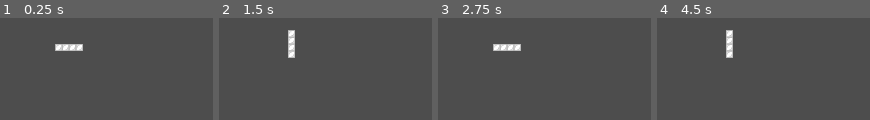
Above: before the commit, frames 1-4 (left to right).
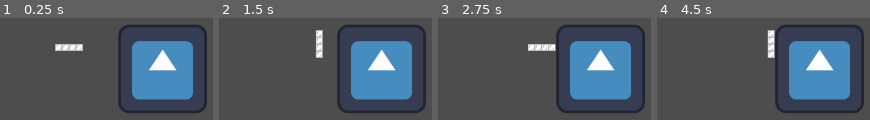
Above: after the commit, the same moments.

Repository: HenriqueCamillo/Dupartitris
Game: Godot game, scene res://Scenes/game.tscn
Same seed, same stepped clock (60 frames per second), same inputs: the game is played once before the commit and once after it. The engine's default icon, where the game draws it, is replaced by a stand-in: a white triangle on a blue panel in a dark square.
Inputs:
- Up to frame 1 (0.25 s): no input
- Up to frame 2 (1.5 s): tap Enter at 0.5 s; hold Right (move_right) 0.53-1.28 s; tap Up (hard_drop) at 0.6 s; hold Left (move_left) from 1.28 s (still down); tap X (rotate_clockwise) at 1.35 s
- Up to frame 3 (2.75 s): tap Space at 2 s; release Left (move_left) at 2.03 s; hold Right (move_right) from 2.03 s (still down); tap Z (rotate_counterclockwise) at 2.1 s
- Up to frame 4 (4.5 s): tap Down (soft_drop) at 2.85 s; tap Enter at 3.5 s; release Right (move_right) at 3.53 s; hold Left (move_left) from 3.53 s (still down); tap Up (hard_drop) at 3.6 s; tap X (rotate_clockwise) at 4.35 s

The runs differ from the first frame. In frame 1, 21% of the frame differs, in the area x 55-98%, y 6-94%; in frame 2, 23%; in frame 3, 23%; in frame 4, 23%, in the area x 32-98%, y 6-94%.

Commit message:
Grid and grid position logic. Basic horizontal movement with DAS

Diff:
--- a/Scenes/block.tscn
+++ b/Scenes/block.tscn
@@ -1,6 +1,8 @@
-[gd_scene load_steps=2 format=3 uid="uid://dk22ny3ep23ns"]
+[gd_scene load_steps=3 format=3 uid="uid://dk22ny3ep23ns"]
 
 [ext_resource type="Texture2D" uid="uid://dbi8ojrv127cx" path="res://Sprites/block.png" id="1_ejx3s"]
+[ext_resource type="Script" uid="uid://bw6c34our0cbx" path="res://Scripts/Gameplay/block.gd" id="2_8o1l4"]
 
 [node name="Block" type="Sprite2D"]
 texture = ExtResource("1_ejx3s")
+script = ExtResource("2_8o1l4")
--- a/Scenes/game.tscn
+++ b/Scenes/game.tscn
@@ -1,9 +1,14 @@
-[gd_scene load_steps=2 format=3 uid="uid://c4ov56tonoyud"]
+[gd_scene load_steps=3 format=3 uid="uid://c4ov56tonoyud"]
 
 [ext_resource type="PackedScene" uid="uid://dgyg468y4vr6w" path="res://Scenes/tetris_manager.tscn" id="1_ebmjs"]
+[ext_resource type="Texture2D" uid="uid://que12xpy41kk" path="res://icon.svg" id="2_qxrlw"]
 
 [node name="Game" type="Node2D"]
 
 [node name="TetrisManager" parent="." instance=ExtResource("1_ebmjs")]
 
 [node name="Camera2D" type="Camera2D" parent="."]
+
+[node name="Sprite2D" type="Sprite2D" parent="."]
+position = Vector2(130, 31)
+texture = ExtResource("2_qxrlw")
--- a/Scenes/input_handler.tscn
+++ b/Scenes/input_handler.tscn
@@ -2,11 +2,12 @@
 
 [ext_resource type="Script" uid="uid://cxqkhmghoy6l1" path="res://Scripts/Gameplay/input_handler.gd" id="1_qyc4o"]
 
-[node name="InputHandler" type="Node2D"]
+[node name="InputHandler" type="Node2D" node_paths=PackedStringArray("das_timer")]
 script = ExtResource("1_qyc4o")
+das_timer = NodePath("DASStartTimer")
 
-[node name="DASTimer" type="Timer" parent="."]
-wait_time = 0.1
+[node name="DASStartTimer" type="Timer" parent="."]
+wait_time = 0.27
 one_shot = true
 
-[connection signal="timeout" from="DASTimer" to="." method="_on_das_timer_timeout"]
+[connection signal="timeout" from="DASStartTimer" to="." method="_on_das_timer_timeout"]
--- a/Scenes/piece.tscn
+++ b/Scenes/piece.tscn
@@ -3,7 +3,7 @@
 [ext_resource type="Script" uid="uid://bc74w2lw44ux1" path="res://Scripts/Gameplay/piece.gd" id="1_jf0mb"]
 [ext_resource type="PackedScene" uid="uid://dk22ny3ep23ns" path="res://Scenes/block.tscn" id="2_y70yu"]
 
-[node name="Piece" type="Sprite2D" node_paths=PackedStringArray("blocks")]
+[node name="Piece" type="Node2D" node_paths=PackedStringArray("blocks")]
 script = ExtResource("1_jf0mb")
 blocks = [NodePath("Block1"), NodePath("Block2"), NodePath("Block3"), NodePath("Block4")]
 
--- a/Scenes/tetris_manager.tscn
+++ b/Scenes/tetris_manager.tscn
@@ -1,17 +1,30 @@
-[gd_scene load_steps=4 format=3 uid="uid://dgyg468y4vr6w"]
+[gd_scene load_steps=5 format=3 uid="uid://dgyg468y4vr6w"]
 
 [ext_resource type="Script" uid="uid://je6xx4fm0oh4" path="res://Scripts/Gameplay/tetris_manager.gd" id="1_7cpae"]
 [ext_resource type="PackedScene" uid="uid://qabb27ubsbjd" path="res://Scenes/input_handler.tscn" id="2_gy7op"]
-[ext_resource type="PackedScene" uid="uid://5q2k55tkrw0o" path="res://Scenes/piece_spawner.tscn" id="3_s36ej"]
+[ext_resource type="PackedScene" path="res://Scenes/piece_spawner.tscn" id="3_s36ej"]
+[ext_resource type="Script" uid="uid://d06gejtxsllr6" path="res://Scripts/Gameplay/t_grid.gd" id="4_ilvt5"]
 
-[node name="TetrisManager" type="Node2D" node_paths=PackedStringArray("spawner", "input_handler")]
+[node name="TetrisManager" type="Node2D" node_paths=PackedStringArray("spawner", "input_handler", "grid", "das_timer")]
 script = ExtResource("1_7cpae")
 spawner = NodePath("PieceSpawner")
 input_handler = NodePath("InputHandler")
+grid = NodePath("TGrid")
+das_timer = NodePath("DASUpdateTimer")
 
 [node name="InputHandler" parent="." instance=ExtResource("2_gy7op")]
 
 [node name="PieceSpawner" parent="." instance=ExtResource("3_s36ej")]
 
+[node name="TGrid" type="Node2D" parent="."]
+script = ExtResource("4_ilvt5")
+metadata/_custom_type_script = "uid://d06gejtxsllr6"
+
+[node name="DASUpdateTimer" type="Timer" parent="."]
+wait_time = 0.1
+
+[connection signal="das_changed" from="InputHandler" to="." method="_on_das_changed"]
+[connection signal="horizontal_input_changed" from="InputHandler" to="." method="_on_horizontal_input_changed"]
 [connection signal="rotate_clockwise_pressed" from="InputHandler" to="." method="_on_rotate_clockwise_pressed"]
 [connection signal="rotate_counterclockwise_pressed" from="InputHandler" to="." method="_on_rotate_counterclockwise_pressed"]
+[connection signal="timeout" from="DASUpdateTimer" to="." method="_on_das_timer_timeout"]
--- a/Scripts/Data/piece_data.gd
+++ b/Scripts/Data/piece_data.gd
@@ -8,7 +8,7 @@
 @export var piece_locations_270: Array[Vector2i]
 
 
-func get_block_positions(rotation: Enums.Rotation = Enums.Rotation.DEGREES_0) -> Array[Vector2i]:
+func get_blocks_positions(rotation: Enums.Rotation = Enums.Rotation.DEGREES_0) -> Array[Vector2i]:
 	rotation = rotation % variants as Enums.Rotation
 
 	match rotation:
--- /dev/null
+++ b/Scripts/Gameplay/block.gd
@@ -0,0 +1,12 @@
+extends Node2D
+class_name Block
+
+var grid_position: Vector2i
+
+func set_relative_grid_position(base_grid_position: Vector2i, relative_grid_position: Vector2i) -> void:
+	grid_position = base_grid_position + relative_grid_position
+	position = relative_grid_position * GridSettings.BLOCK_SIZE
+
+@warning_ignore("shadowed_variable")
+func set_grid_position(grid_position: Vector2i) -> void:
+	set_relative_grid_position(Vector2i.ZERO, grid_position)
--- a/Scripts/Gameplay/input_handler.gd
+++ b/Scripts/Gameplay/input_handler.gd
@@ -34,9 +34,11 @@
 
 func on_move_left_change(is_pressed: bool):
 	is_left_presed = is_pressed
+	update_horizontal_movement()
 
 func on_move_right_change(is_pressed: bool):
 	is_right_presed = is_pressed
+	update_horizontal_movement()
 
 func update_horizontal_movement() -> void:
 	var new_input = (1 if is_right_presed else 0) + (-1 if is_left_presed else 0)
--- a/Scripts/Gameplay/piece.gd
+++ b/Scripts/Gameplay/piece.gd
@@ -1,13 +1,28 @@
-extends Sprite2D
+extends Node2D
 class_name Piece
 
-const blocks_per_piece: int = 4
+const BLOCKS_PER_PIECE: int = 4
+
+@export var blocks: Array[Block]
 
 var piece_data: PieceData
-var current_rotation := Enums.Rotation.DEGREES_0
-var block_positions: Array[Vector2i]
 
-@export var blocks: Array[Sprite2D]
+var current_rotation := Enums.Rotation.DEGREES_0:
+	set(value):
+		if current_rotation == value:
+			return
+
+		current_rotation = value
+		update_blocks_positions()
+
+var grid_position: Vector2i:
+	set(value):
+		if grid_position == value:
+			return
+
+		grid_position = value
+		position = grid_position * GridSettings.BLOCK_SIZE
+		update_blocks_positions()
 
 @warning_ignore("shadowed_variable")
 func setup(piece_data: PieceData) -> void:
@@ -16,15 +31,15 @@
 		return
 
 	self.piece_data = piece_data
-	var piece_locations = piece_data.get_block_positions()
-	set_block_positions(piece_locations)
+	update_blocks_positions()
 
-@warning_ignore("shadowed_variable")
-func set_block_positions(block_positions: Array[Vector2i]) -> void:
-	self.block_positions = block_positions
+func get_blocks_offsets() -> Array[Vector2i]:
+	return piece_data.get_blocks_positions(current_rotation)
 
-	for i in range(blocks_per_piece):
-		blocks[i].position = block_positions[i] * GridSettings.BLOCK_SIZE
+func update_blocks_positions() -> void:
+	for i in range(BLOCKS_PER_PIECE):
+		var block_offsets = get_blocks_offsets()
+		blocks[i].set_relative_grid_position(grid_position, block_offsets[i])
 
 func rotate_clockwise() -> void:
 	set_piece_rotation(current_rotation + 1)
@@ -37,8 +52,6 @@
 	if current_rotation == new_rotation:
 		return
 
-	var new_positions = piece_data.get_block_positions(new_rotation)
-	set_block_positions(new_positions)
 	current_rotation = new_rotation
 
 @warning_ignore("shadowed_variable_base_class")
@@ -51,3 +64,9 @@
 		rotation += ((-rotation / piece_data.variants) + 1) * piece_data.variants
 
 	return rotation % piece_data.variants as Enums.Rotation
+
+func move_sideways(offset: int) -> void:
+	move(Vector2i(offset, 0))
+
+func move(offset: Vector2i) -> void:
+	grid_position += offset
--- /dev/null
+++ b/Scripts/Gameplay/t_grid.gd
@@ -0,0 +1,39 @@
+extends Node2D
+class_name TGrid
+
+var grid: Array[Block]
+
+func _ready() -> void:
+	var size = GridSettings.GRID_SIZE
+	var number_of_positions = size.x * size.y
+	grid.resize(number_of_positions)
+
+@warning_ignore("shadowed_variable_base_class")
+func array_index(position: Vector2i) -> int:
+	return position.y * GridSettings.GRID_SIZE.y + position.x
+
+func place_piece_on_grid(piece: Piece) -> void:
+	for block in piece.blocks:
+		place_block_on_grid(block)
+
+	piece.queue_free()
+
+func place_block_on_grid(block: Block) -> void:
+	block.get_parent().remove_child(block)
+	self.add_child(block)
+	block.set_grid_position(block.grid_position)
+
+func is_empty(grid_position: Vector2i) -> bool:
+	return grid[array_index(grid_position)] == null
+
+func are_empty(grid_positions: Array[Vector2i]) -> bool:
+	for grid_position in grid_positions:
+		if !is_empty(grid_position):
+			return false
+	return true
+
+func are_empty_relative(base_grid_position: Vector2i, grid_positions: Array[Vector2i]) -> bool:
+	for grid_position in grid_positions:
+		if !is_empty(base_grid_position + grid_position):
+			return false
+	return true
--- a/Scripts/Gameplay/tetris_manager.gd
+++ b/Scripts/Gameplay/tetris_manager.gd
@@ -2,8 +2,21 @@
 
 @export var spawner: PieceSpawner
 @export var input_handler: InputHandler
+@export var grid: TGrid
+@export var das_timer: Timer
 
 var current_piece: Piece
+var das_direction: int
+var das_enabled: bool:
+	set(value):
+		if das_enabled == value:
+			return
+
+		das_enabled = value
+		if das_enabled:
+			das_timer.start()
+		else:
+			das_timer.stop()
 
 func _ready() -> void:
 	start_game()
@@ -15,10 +28,6 @@
 	current_piece = spawner.spawn_piece()
 	self.add_child(current_piece)
 
-
-
-
-
 func _on_rotate_clockwise_pressed() -> void:
 	if current_piece != null:
 		current_piece.rotate_clockwise()
@@ -26,3 +35,20 @@
 func _on_rotate_counterclockwise_pressed() -> void:
 	if current_piece != null:
 		current_piece.rotate_counterclockwise()
+
+func _on_horizontal_input_changed(direction: int) -> void:
+	if current_piece == null:
+		return
+
+	if direction != 0:
+		current_piece.move_sideways(direction)
+		das_direction = direction
+
+	das_enabled = false
+
+func _on_das_changed(enabled: bool) -> void:
+	das_enabled = enabled
+
+func _on_das_timer_timeout() -> void:
+	if current_piece != null:
+		current_piece.move_sideways(das_direction)
--- a/Scripts/Globals/grid_settings.gd
+++ b/Scripts/Globals/grid_settings.gd
@@ -2,3 +2,4 @@
 
 const BLOCK_SIZE: int = 10
 const GRID_SIZE := Vector2i(10, 20)
+const INITIAL_POSITION := Vector2i(4, 0)
Not shown, added: Scripts/Gameplay/block.gd.uid
Not shown, added: Scripts/Gameplay/t_grid.gd.uid
